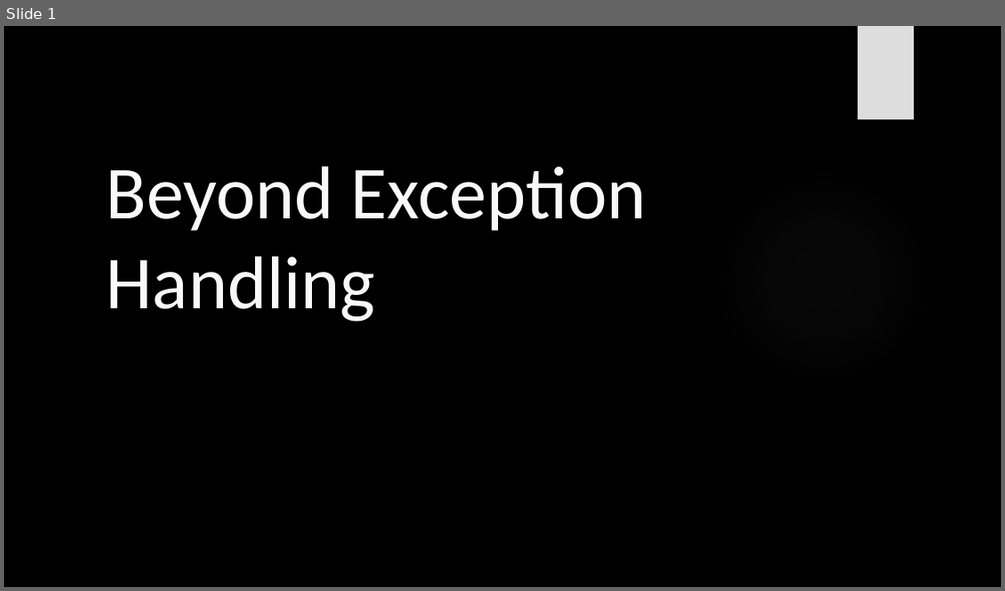
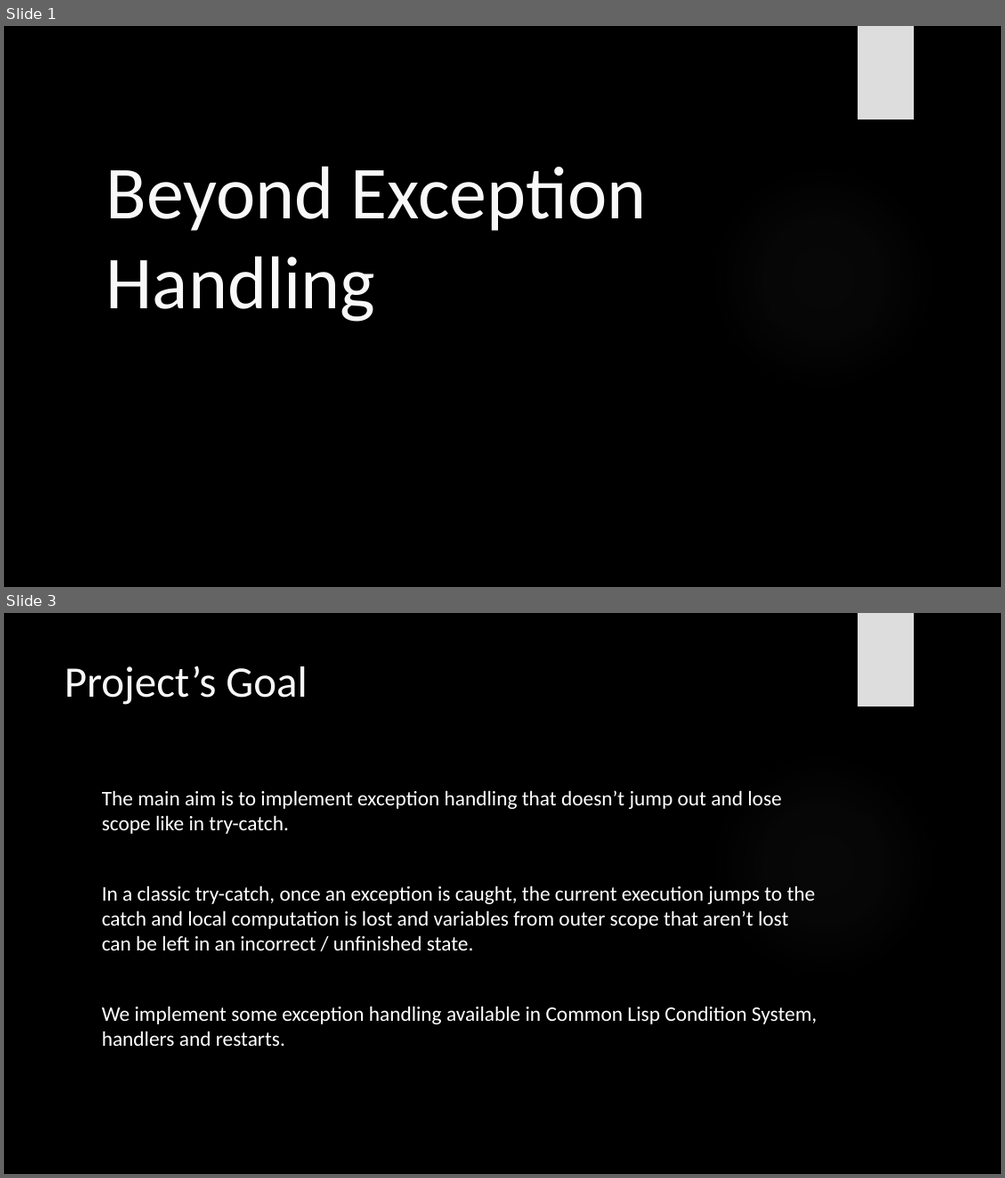
Before and after one commit to davidfrickert/PAva-19-20, a slide deck: PAva_Presentation.pptx. Shown one above the other, each under a label of ours: slide 1 before the commit, slides 1 and 3 after it; the slides between them are not shown. The pictures are 1005x591 and 1005x1178 pixels, drawn with LibreOffice and Linux fonts; fonts in the diff are those of the drawing; background and template pictures are left out. Boxes give left, top, right and bottom in pixels: in the first picture for what was removed or moved away, otherwise in the second. Text is boxed around its words. In the diff, an @@ line names an element or a change of style, - is before the commit and + after.

Commit message:
Added to presentation some slides

```diff
--- a/PAva_Presentation.pptx
+++ b/PAva_Presentation.pptx
@@ slide 3 added at [4, 613, 1001, 1174], background picture (left out); not listed: 2 template elements that a slide beside it also shows @@
@@ title added at [65, 666, 307, 705], 42 pt, text #F8F8F8 @@
+Project’s Goal
@@ text added at [102, 790, 817, 1046], 20 pt, text #FFFFFF @@
+The main aim is to implement exception handling that doesn’t jump out and lose scope like in try-catch.
+In a classic try-catch, once an exception is caught, the current execution jumps to the catch and local computation is lost and variables from outer scope that aren’t lost can be left in an incorrect / unfinished state.
+We implement some exception handling available in Common Lisp Condition System, handlers and restarts.
```
Also in this commit, not shown: 2 slides changed.
